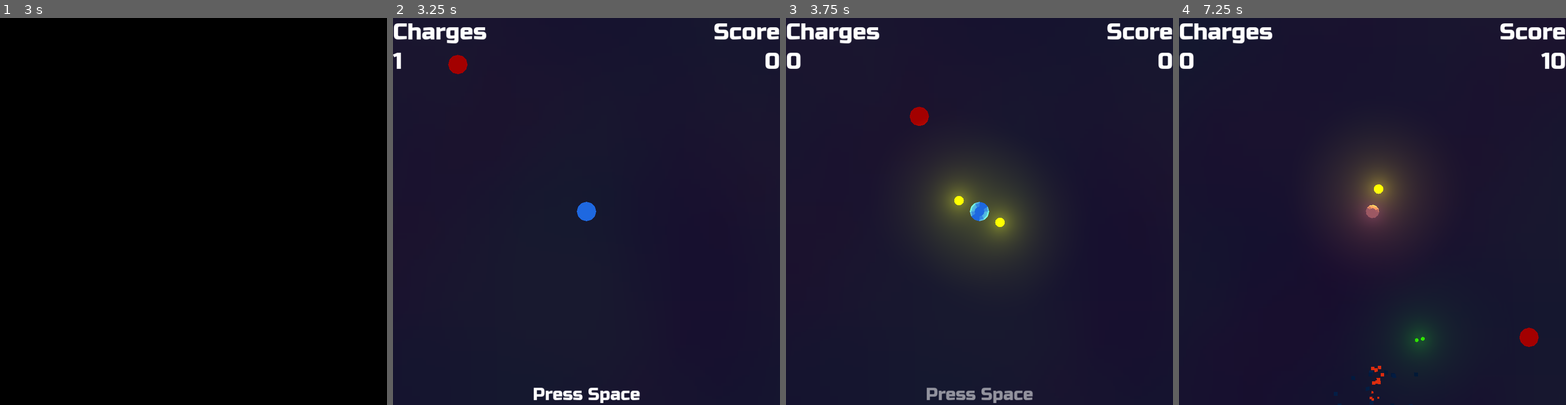
Above: before the commit, frames 1-4 (left to right).
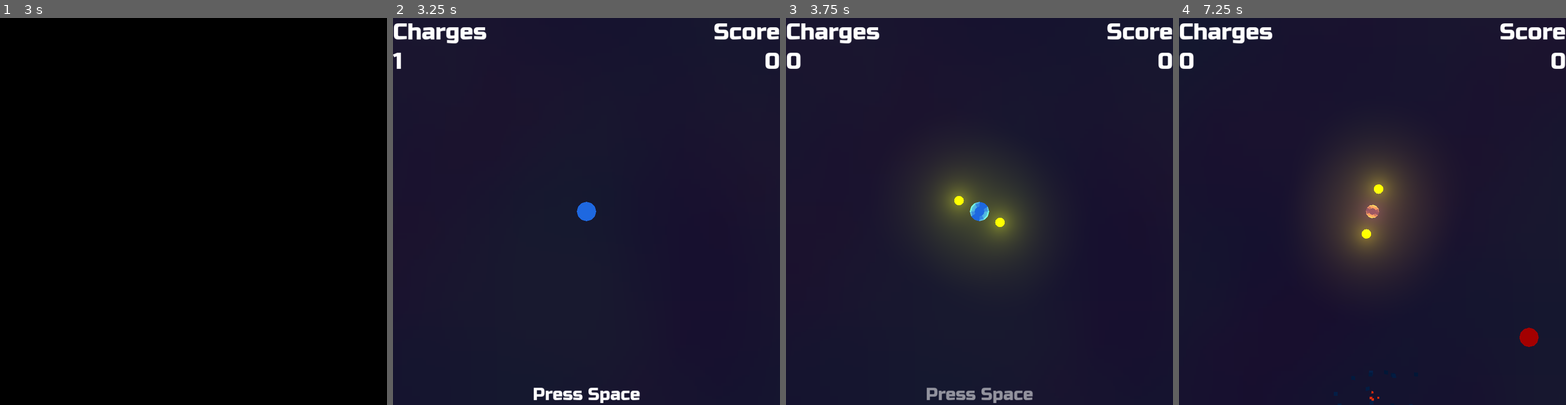
Above: after the commit, the same moments.

Repository: doctor-g/LD55
Game: Godot game, scene res://title_screen.tscn
The game is run twice, just before and just after one commit, with the same random seed, the same clock (stepped at 60 frames per second) and the same inputs.
Inputs (mouse positions are in pixels of both pictures, inside the frame that each line leads up to):
- Up to frame 1 (3 s): tap Enter at 0.5 s; drag from (193, 211) to (232, 126) at 0.52 s; tap Space (summon) at 1.25, 2, 2.1, 2.75 s; drag from (116, 230) to (174, 288) at 1.27 s; move the mouse to (232, 126) at 2.02 s; hold D (move_right) 2.03-2.75 s; drag from (174, 288) to (77, 153) at 2.77 s
- Up to frame 2 (3.25 s): no input
- Up to frame 3 (3.75 s): tap Space (summon) at 3.5, 3.6 s; move the mouse to (1095, 269) at 3.52 s; hold A (move_left) from 3.53 s (still down)
- Up to frame 4 (7.25 s): release A (move_left) at 4.25 s; drag from (1256, 153) to (1314, 114) at 4.27 s; move the mouse to (1391, 211) at 5.02 s; hold S (move_down) 5.03-5.75 s; tap Space (summon) at 5.1, 6.6 s; click (1391, 211) at 5.17 s; drag from (1314, 114) to (1295, 230) at 5.77 s; move the mouse to (1457, 192) at 6.52 s; hold W (move_up) from 6.53 s (still down)

Frame 1 is identical in both runs. In frame 2, 0.2% of the frame differs, in the area x 14-20%, y 9-15%; in frame 3, 0.2%; in frame 4, 2.1%, in the area x 41-96%, y 8-95%.

Commit message:
Remove testing enemy
That enemy has been there for a long time.

Diff:
--- a/project/world.tscn
+++ b/project/world.tscn
@@ -1,9 +1,8 @@
-[gd_scene load_steps=17 format=3 uid="uid://dh5hoos1cp7mn"]
+[gd_scene load_steps=16 format=3 uid="uid://dh5hoos1cp7mn"]
 
 [ext_resource type="PackedScene" uid="uid://chgdlfcyb06pk" path="res://hero.tscn" id="1_ejil5"]
 [ext_resource type="Script" path="res://world.gd" id="1_fbrej"]
 [ext_resource type="Curve" uid="uid://8qk4l6dfb15x" path="res://spawn_rate.tres" id="2_1fin0"]
-[ext_resource type="PackedScene" uid="uid://b77yhh5ub87hw" path="res://enemy.tscn" id="2_83wmn"]
 [ext_resource type="FontFile" uid="uid://vciwig5ix68c" path="res://RussoOne-Regular.ttf" id="4_h8po8"]
 [ext_resource type="AudioStream" uid="uid://cikl83523lp5p" path="res://theme.ogg" id="5_1wi3g"]
 
@@ -55,10 +54,6 @@
 
 [node name="WorldEnvironment" type="WorldEnvironment" parent="."]
 environment = SubResource("Environment_00kh6")
-
-[node name="Enemy" parent="." node_paths=PackedStringArray("target") instance=ExtResource("2_83wmn")]
-transform = Transform3D(1, 0, 0, 0, 1, 0, 0, 0, 1, -7, 0, -8)
-target = NodePath("../Hero")
 
 [node name="WestWall" type="StaticBody3D" parent="."]
 transform = Transform3D(1, 0, 0, 0, 1, 0, 0, 0, 1, -500, 0, 0)
